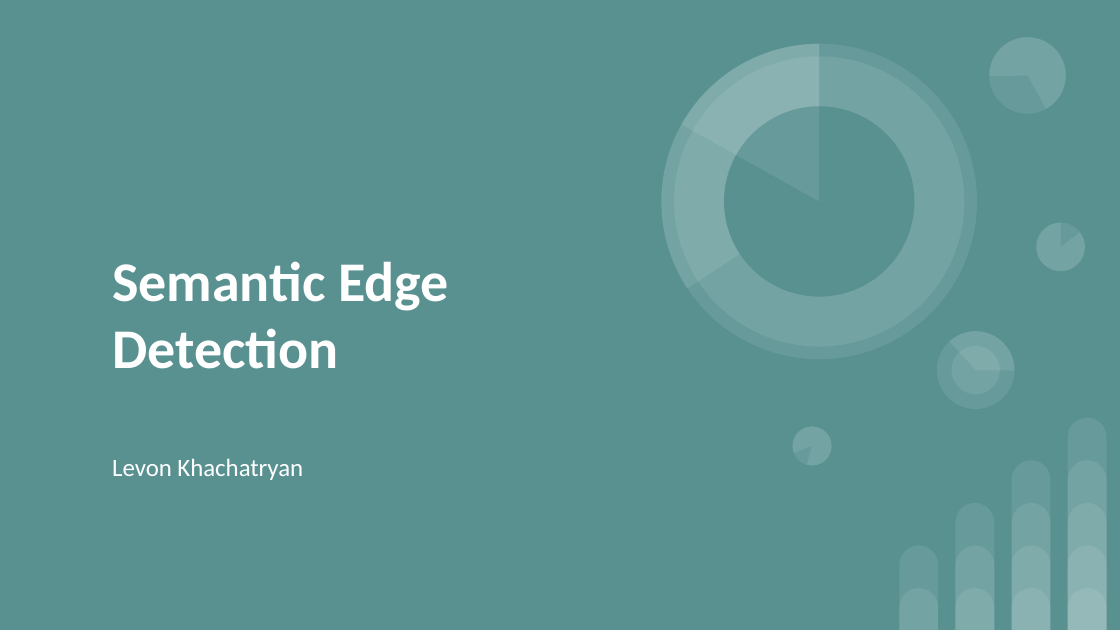
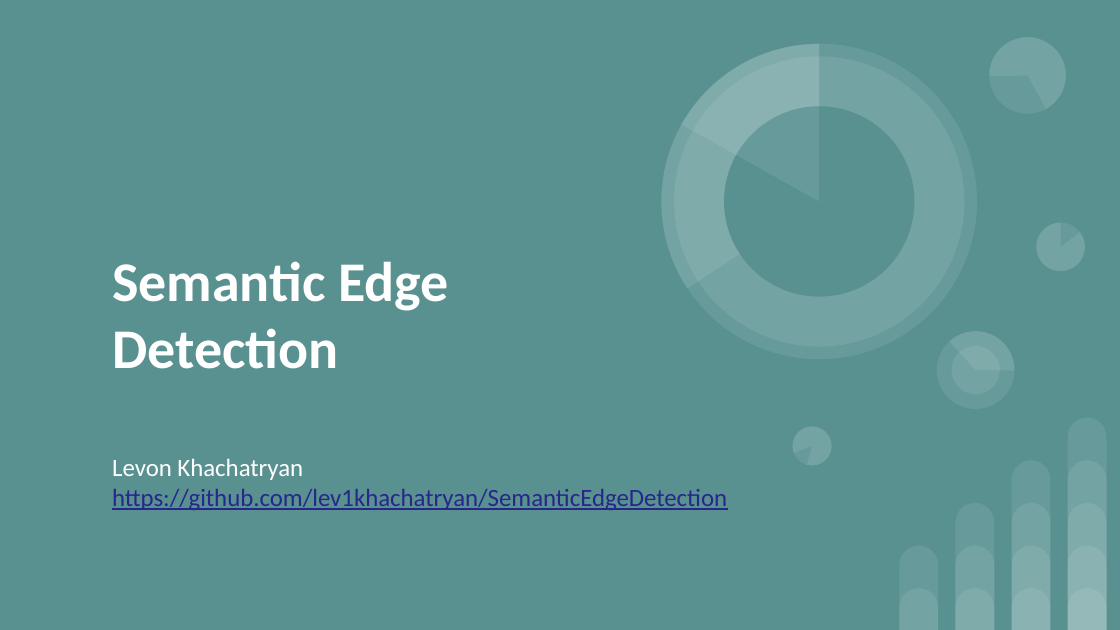
Before and after one commit to lev1khachatryan/SemanticEdgeDetection, a slide deck: slide 1 of Semantic Edge Detection.pptx. Drawn at 1120x630 pixels with LibreOffice and Linux fonts; fonts in the diff are those of the drawing. Boxes give left, top, right and bottom in pixels: in the first picture for what was removed or moved away, otherwise in the second. Text is boxed around its words. In the diff, an @@ line names an element or a change of style, - is before the commit and + after.

Commit message:
story / Final presentation

```diff
--- a/Semantic Edge Detection.pptx
+++ b/Semantic Edge Detection.pptx
@@ subtitle at bbox=[112, 489, 727, 510]: paragraph added @@
+https://github.com/lev1khachatryan/SemanticEdgeDetection
```
